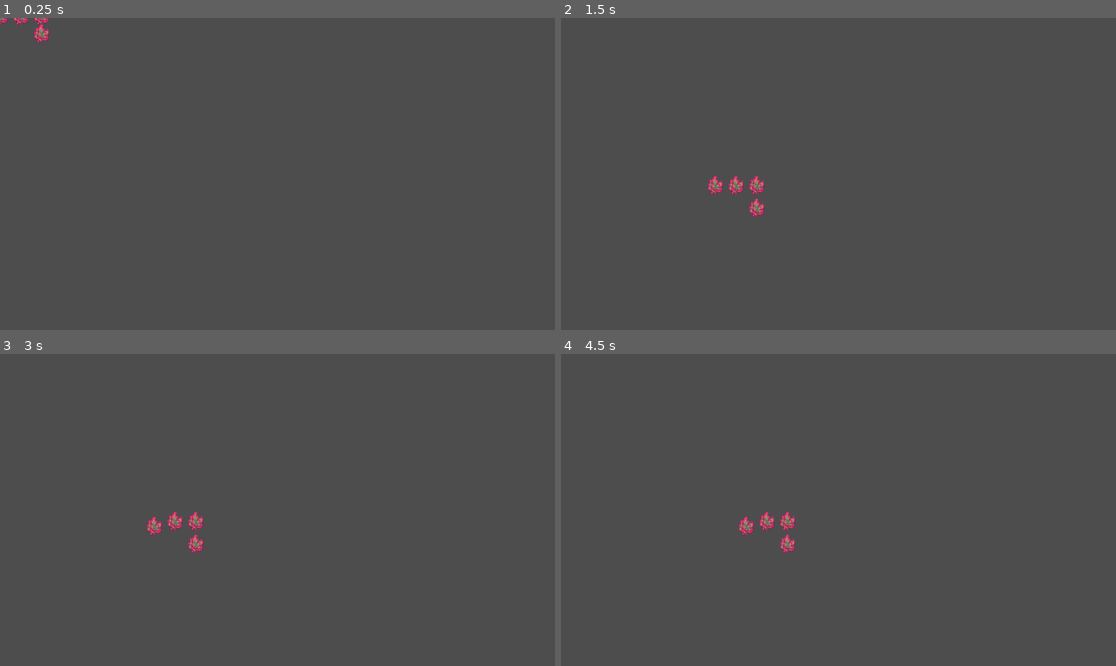
Above: before the commit, frames 1-4 (two rows, left to right).
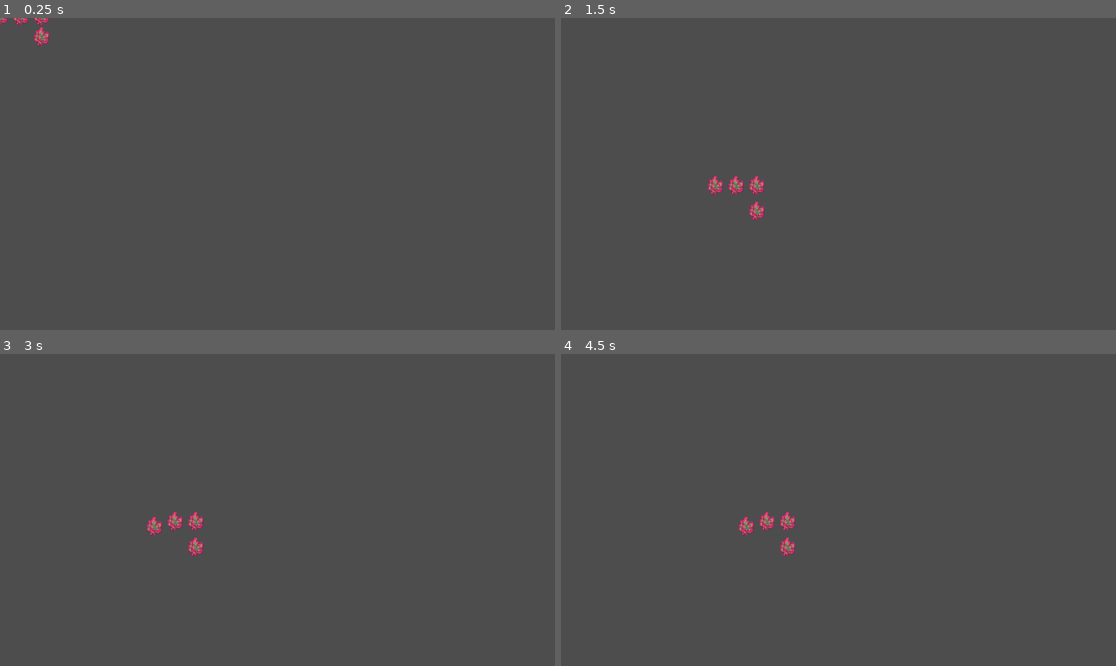
Above: after the commit, the same moments.

Repository: Ihmayor/Growup_GameJam_2025
Game: Godot game, scene res://J piece.tscn
The game is run twice, just before and just after one commit, with the same random seed, the same clock (stepped at 60 frames per second) and the same inputs. This scene is started directly instead of the project's main scene.
Inputs (mouse positions are in pixels of both pictures, inside the frame that each line leads up to):
- Up to frame 1 (0.25 s): no input
- Up to frame 2 (1.5 s): tap Enter at 0.5 s; move the mouse to (605, 33) at 0.52 s; hold E (rotate_right) 0.53-1.28 s; hold Right mouse button (Shovel) 0.53-1.28 s; tap Space at 1.25 s; move the mouse to (727, 189) at 1.27 s; hold Q (rotate_left) from 1.28 s (still down); click (727, 189) at 1.35 s
- Up to frame 3 (3 s): tap Enter at 2 s; move the mouse to (177, 522) at 2.02 s; release Q (rotate_left) at 2.03 s; hold J (test_calculate) 2.03-2.78 s; hold E (rotate_right) from 2.03 s (still down); tap Space at 2.75 s; move the mouse to (155, 522) at 2.77 s; right-click (155, 522) at 2.85 s
- Up to frame 4 (4.5 s): tap Enter at 3.5 s; move the mouse to (738, 522) at 3.52 s; release E (rotate_right) at 3.53 s; press the mouse at (738, 522) at 3.53 s; hold Q (rotate_left) from 3.53 s (still down); tap Space at 4.25 s; move the mouse to (755, 522) at 4.27 s; release the mouse at (755, 522) at 4.28 s; tap J (test_calculate) at 4.35 s

The runs differ from the first frame. In frame 1, 0.1% of the frame differs, in the area x 6-9%, y 2-9%; in frame 2, 0.1%, in the area x 33-37%, y 57-65%; in frame 3, 0.1%; in frame 4, 0.1%.
Error in both runs: Invalid access to property or key 'first_image' on a base object of type 'Nil'. (res://scripts/resources/Placement/Place.gd:33)

Commit message:
Fixed Trominoes and Tetrominoes

Diff:
--- a/grow_up_game_jam_2025/CurveTromino.tscn
+++ b/grow_up_game_jam_2025/CurveTromino.tscn
@@ -4,7 +4,7 @@
 [ext_resource type="PackedScene" uid="uid://b7ohs74b7dwdn" path="res://scenes/Flower.tscn" id="2_dej1l"]
 
 [sub_resource type="RectangleShape2D" id="RectangleShape2D_qodtd"]
-size = Vector2(28, 72)
+size = Vector2(28, 78)
 
 [sub_resource type="RectangleShape2D" id="RectangleShape2D_87f1h"]
 size = Vector2(42, 35)
@@ -12,7 +12,7 @@
 [node name="TextureRect2" instance=ExtResource("1_87f1h")]
 
 [node name="CollisionShape2D" parent="Area2D" index="0"]
-position = Vector2(17, -8)
+position = Vector2(17, -11)
 shape = SubResource("RectangleShape2D_qodtd")
 
 [node name="CollisionShape2D2" type="CollisionShape2D" parent="Area2D" index="1"]
@@ -23,4 +23,4 @@
 position = Vector2(43, 0)
 
 [node name="Flower3" parent="Images" index="2" instance=ExtResource("2_dej1l")]
-position = Vector2(0, -37)
+position = Vector2(0, -43)
--- a/grow_up_game_jam_2025/J piece.tscn
+++ b/grow_up_game_jam_2025/J piece.tscn
@@ -7,7 +7,7 @@
 size = Vector2(114, 35)
 
 [sub_resource type="RectangleShape2D" id="RectangleShape2D_04xb1"]
-size = Vector2(28, 36)
+size = Vector2(28, 42)
 
 [node name="TextureRect2" instance=ExtResource("1_n5148")]
 
@@ -16,7 +16,7 @@
 shape = SubResource("RectangleShape2D_n5148")
 
 [node name="CollisionShape2D2" type="CollisionShape2D" parent="Area2D" index="1"]
-position = Vector2(103, 47)
+position = Vector2(103, 50)
 shape = SubResource("RectangleShape2D_04xb1")
 
 [node name="Flower2" parent="Images" index="1" instance=ExtResource("2_04xb1")]
@@ -26,4 +26,4 @@
 position = Vector2(86, 0)
 
 [node name="Flower4" parent="Images" index="3" instance=ExtResource("2_04xb1")]
-position = Vector2(86, 37)
+position = Vector2(86, 43)
--- a/grow_up_game_jam_2025/L piece.tscn
+++ b/grow_up_game_jam_2025/L piece.tscn
@@ -7,7 +7,7 @@
 size = Vector2(85, 35)
 
 [sub_resource type="RectangleShape2D" id="RectangleShape2D_2ond0"]
-size = Vector2(28, 72)
+size = Vector2(28, 81)
 
 [node name="TextureRect2" instance=ExtResource("1_2ond0")]
 
@@ -16,7 +16,7 @@
 shape = SubResource("RectangleShape2D_rbqym")
 
 [node name="CollisionShape2D2" type="CollisionShape2D" parent="Area2D" index="2"]
-position = Vector2(103, -8)
+position = Vector2(103, -12.5)
 shape = SubResource("RectangleShape2D_2ond0")
 
 [node name="Flower2" parent="Images" index="1" instance=ExtResource("2_5q6px")]
@@ -26,4 +26,4 @@
 position = Vector2(86, 0)
 
 [node name="Flower4" parent="Images" index="3" instance=ExtResource("2_5q6px")]
-position = Vector2(86, -37)
+position = Vector2(86, -46)
--- a/grow_up_game_jam_2025/O piece.tscn
+++ b/grow_up_game_jam_2025/O piece.tscn
@@ -4,19 +4,19 @@
 [ext_resource type="PackedScene" uid="uid://b7ohs74b7dwdn" path="res://scenes/Flower.tscn" id="2_u5v0e"]
 
 [sub_resource type="RectangleShape2D" id="RectangleShape2D_72nvd"]
-size = Vector2(74, 72)
+size = Vector2(74, 78)
 
 [node name="TextureRect2" instance=ExtResource("1_aw7qg")]
 
 [node name="CollisionShape2D" parent="Area2D" index="0"]
-position = Vector2(40, 29)
+position = Vector2(40, 32)
 shape = SubResource("RectangleShape2D_72nvd")
 
 [node name="Flower4" parent="Images" index="1" instance=ExtResource("2_u5v0e")]
-position = Vector2(0, 37)
+position = Vector2(0, 43)
 
 [node name="Flower2" parent="Images" index="2" instance=ExtResource("2_u5v0e")]
 position = Vector2(46, 0)
 
 [node name="Flower3" parent="Images" index="3" instance=ExtResource("2_u5v0e")]
-position = Vector2(46, 37)
+position = Vector2(46, 43)
--- a/grow_up_game_jam_2025/S piece.tscn
+++ b/grow_up_game_jam_2025/S piece.tscn
@@ -9,7 +9,7 @@
 [node name="TextureRect2" instance=ExtResource("1_jcnoy")]
 
 [node name="CollisionShape2D" parent="Area2D" index="0"]
-position = Vector2(-4.5, 47.5)
+position = Vector2(-4.5, 53.5)
 shape = SubResource("RectangleShape2D_hjtov")
 
 [node name="CollisionShape2D3" type="CollisionShape2D" parent="Area2D" index="1"]
@@ -21,10 +21,10 @@
 shape = SubResource("RectangleShape2D_hjtov")
 
 [node name="Flower3" parent="Images" index="1" instance=ExtResource("2_curoq")]
-position = Vector2(0, 37)
+position = Vector2(0, 43)
 
 [node name="Flower4" parent="Images" index="2" instance=ExtResource("2_curoq")]
-position = Vector2(-43, 37)
+position = Vector2(-43, 43)
 
 [node name="Flower2" parent="Images" index="3" instance=ExtResource("2_curoq")]
 position = Vector2(43, 0)
--- a/grow_up_game_jam_2025/T piece.tscn
+++ b/grow_up_game_jam_2025/T piece.tscn
@@ -7,7 +7,7 @@
 size = Vector2(114, 35)
 
 [sub_resource type="RectangleShape2D" id="RectangleShape2D_hb3ge"]
-size = Vector2(28, 36)
+size = Vector2(28, 41)
 
 [node name="TextureRect2" instance=ExtResource("1_hb3ge")]
 
@@ -16,11 +16,11 @@
 shape = SubResource("RectangleShape2D_c1hfy")
 
 [node name="CollisionShape2D2" type="CollisionShape2D" parent="Area2D" index="1"]
-position = Vector2(17, 47)
+position = Vector2(17, 49.5)
 shape = SubResource("RectangleShape2D_hb3ge")
 
 [node name="Flower4" parent="Images" index="1" instance=ExtResource("2_3sfmm")]
-position = Vector2(0, 37)
+position = Vector2(0, 42)
 
 [node name="Flower3" parent="Images" index="2" instance=ExtResource("2_3sfmm")]
 position = Vector2(-43, 0)
--- a/grow_up_game_jam_2025/Z piece.tscn
+++ b/grow_up_game_jam_2025/Z piece.tscn
@@ -16,14 +16,14 @@
 shape = SubResource("RectangleShape2D_7kt3x")
 
 [node name="CollisionShape2D2" type="CollisionShape2D" parent="Area2D" index="1"]
-position = Vector2(-4.5, -26.5)
+position = Vector2(-4.5, -32.5)
 shape = SubResource("RectangleShape2D_d3s67")
 
 [node name="Flower3" parent="Images" index="1" instance=ExtResource("2_xcs4x")]
-position = Vector2(0, -37)
+position = Vector2(0, -43)
 
 [node name="Flower4" parent="Images" index="2" instance=ExtResource("2_xcs4x")]
-position = Vector2(-43, -37)
+position = Vector2(-43, -43)
 
 [node name="Flower2" parent="Images" index="3" instance=ExtResource("2_xcs4x")]
 position = Vector2(43, 0)
